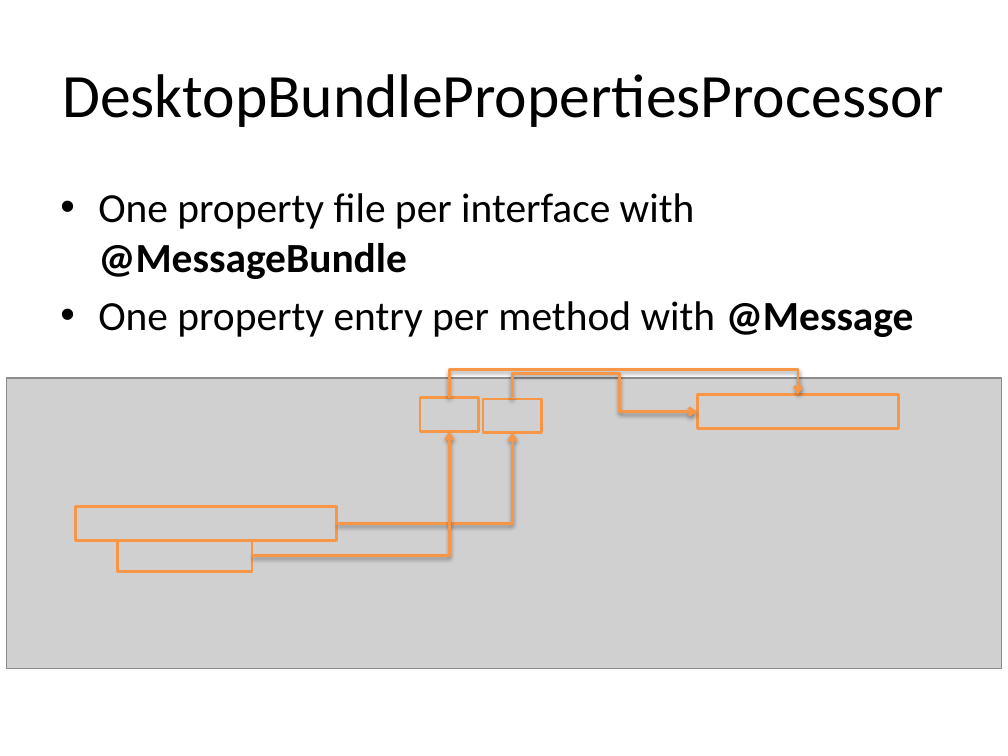
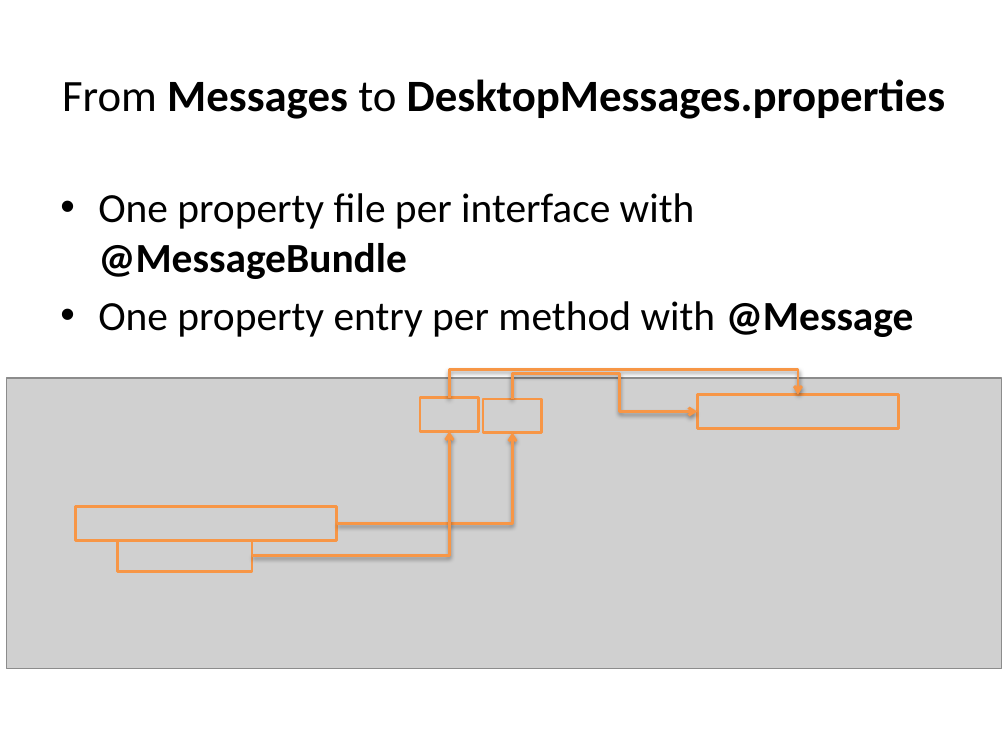
Before and after one commit to dbaeli/ez18n, a slide deck: slide 4 of ez18n-slides/javaone-2012/ez18n_javaone2012_tech.pptx. Drawn at 1008x756 pixels with LibreOffice and Linux fonts; fonts in the diff are those of the drawing; grey boxes stand for pictures; background and template pictures are left out. Boxes give left, top, right and bottom in pixels: in the first picture for what was removed or moved away, otherwise in the second. Text is boxed around its words. In the diff, an @@ line names an element or a change of style, - is before the commit and + after.

```diff
--- a/ez18n-slides/javaone-2012/ez18n_javaone2012_tech.pptx
+++ b/ez18n-slides/javaone-2012/ez18n_javaone2012_tech.pptx
@@ title at [62, 79, 945, 119]: text changed; size 44 to 32 pt; bold on @@
-DesktopBundlePropertiesProcessor
+From Messages to DesktopMessages.properties
```
Also in this commit, not shown: 9 other slides changed, 1 slide added, 6 other files.
